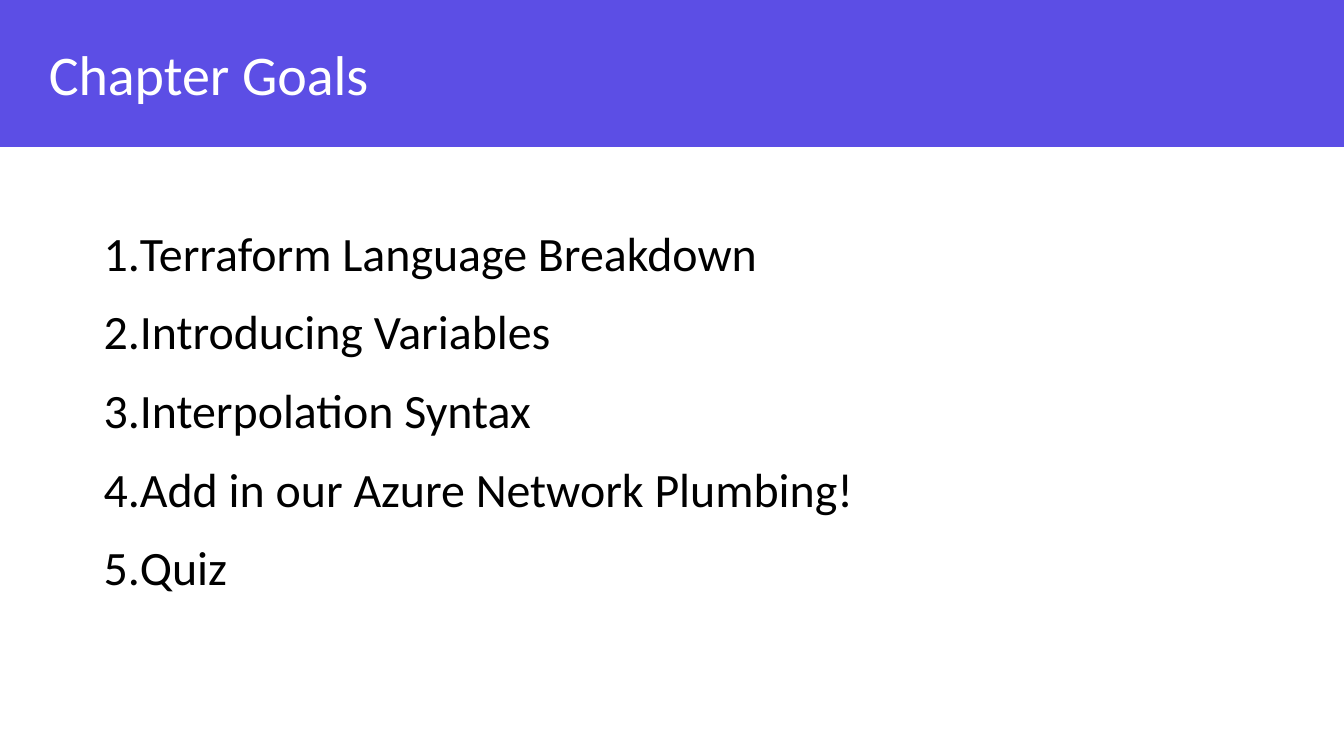
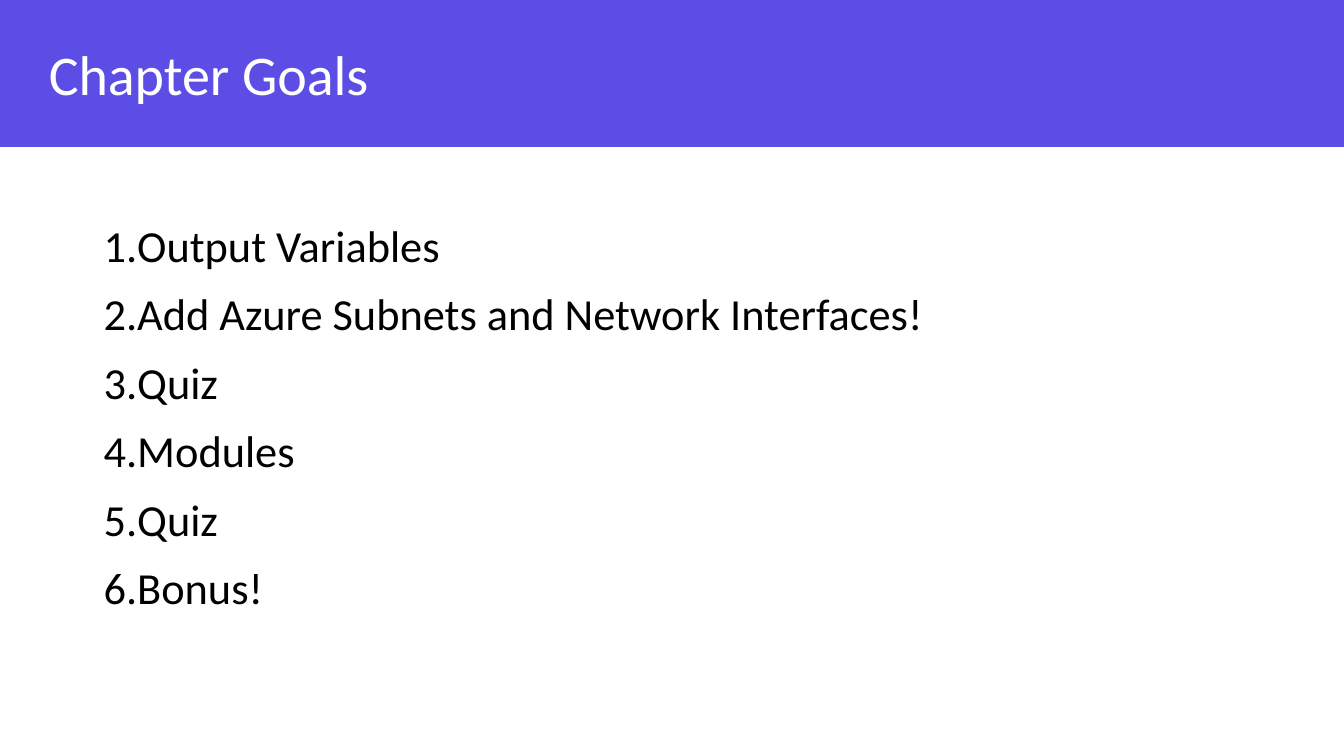
Before and after one commit to grove-mountain/azure-workshop-training, a slide deck: slide 2 of Slides/Azure and Terraform Workshop - Chapter 3.pptx. Drawn at 1344x756 pixels with LibreOffice and Linux fonts; fonts in the diff are those of the drawing; background and template pictures are left out. Boxes give left, top, right and bottom in pixels: in the first picture for what was removed or moved away, otherwise in the second. Text is boxed around its words. In the diff, an @@ line names an element or a change of style, - is before the commit and + after.

Commit message:
Adding Chapter 3 and cleaning up repo

```diff
--- a/Slides/Azure and Terraform Workshop - Chapter 3.pptx
+++ b/Slides/Azure and Terraform Workshop - Chapter 3.pptx
@@ text at box(104, 231, 922, 331): text changed; size 34.2 to 31.6 pt @@
-1. Terraform Language Breakdown
-2. Introducing Variables
-3. Interpolation Syntax
-4. Add in our Azure Network Plumbing!
+1. Output Variables
+2. Add Azure Subnets and Network Interfaces!
@@ text at box(104, 368, 218, 405): size 34.2 to 31.6 pt in "Quiz"; line spacing 1.1 to 1 @@
@@ text at box(104, 436, 295, 605): paragraphs added @@
+4. Modules
+5. Quiz
+6. Bonus!
```
Also in this commit, not shown: 1 other slide changed, 22 slides added, 9 slides removed, 7 other files.
